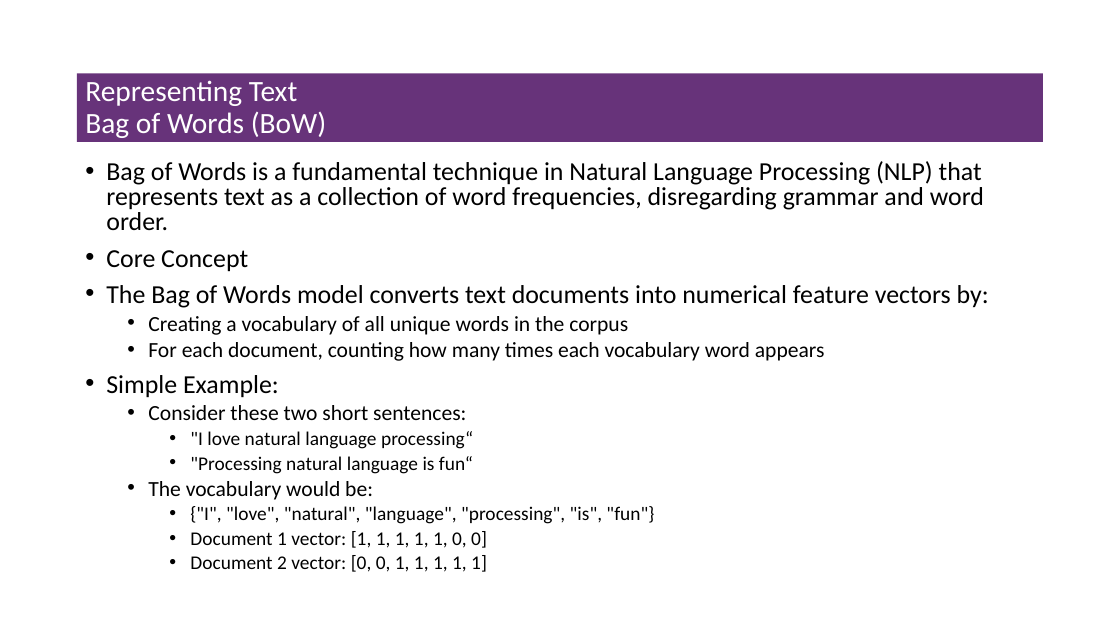
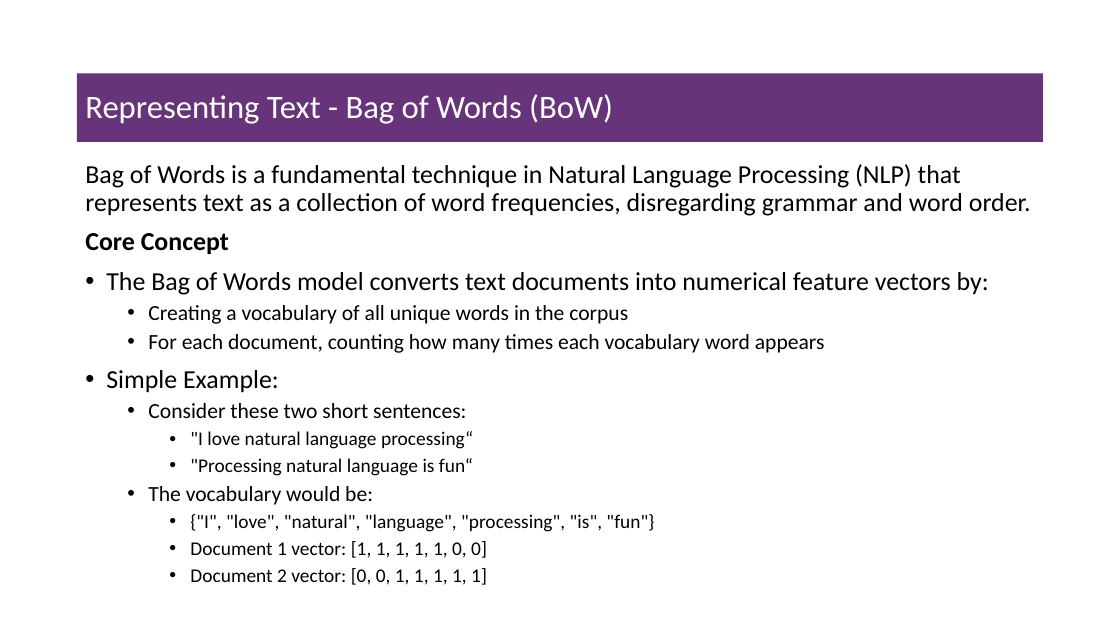
Before and after one commit to msfasha/307307-BI-Methods, a slide deck: slide 16 of 20242-NLP-LLM/lecture notes/Part 1 - Introduction to NLP/1-introduction to NLP.pptx (slide 15 before the commit). Drawn at 1120x630 pixels with LibreOffice and Linux fonts; fonts in the diff are those of the drawing; background and template pictures are left out. Boxes give left, top, right and bottom in pixels: in the first picture for what was removed or moved away, otherwise in the second. Text is boxed around its words. In the diff, an @@ line names an element or a change of style, - is before the commit and + after.

Commit message:
convert chapter 1 into pptx

```diff
--- a/20242-NLP-LLM/lecture notes/Part 1 - Introduction to NLP/1-introduction to NLP.pptx
+++ b/20242-NLP-LLM/lecture notes/Part 1 - Introduction to NLP/1-introduction to NLP.pptx
@@ title at (x1=85, y1=94, x2=613, y2=124): text changed; size 25.2 to 28 pt @@
-Representing Text
-Bag of Words (BoW)
+Representing Text - Bag of Words (BoW)
@@ text "Bag of Words is a ..." at (x1=85, y1=164, x2=1031, y2=585): bold on in "Core Concept"; bullet • to none; line spacing 0.8 to 0.9 @@
```
Also in this commit, not shown: 5 other slides changed, 1 slide added, 1 other file.
